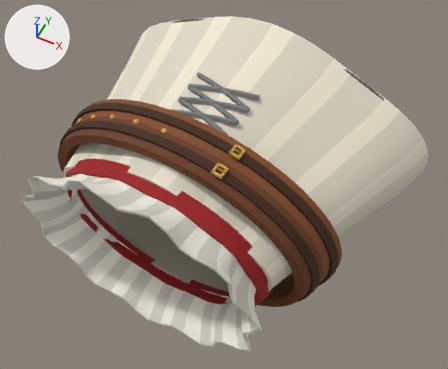
The FBX model Assets/ZonkContent/Art/Models/Sleeves/Sleeve_Pirate.fbx, before and after one commit.
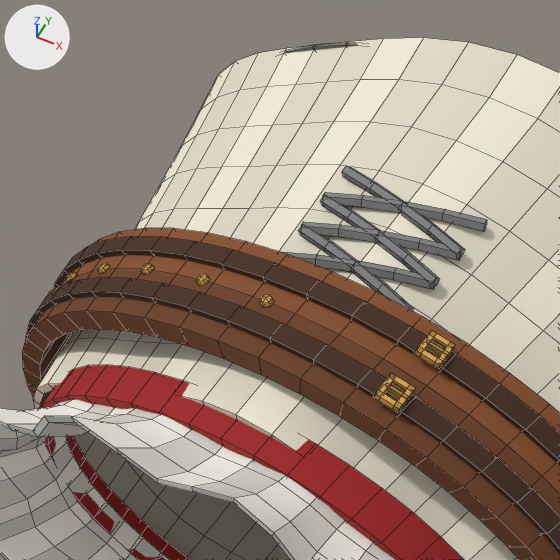
Old and new are each drawn whole from a camera (50 mm lens) standing at (0.618, -0.434, 1.497) and looking at (0.044, 0.715, 0.061) and again close up on the part from 11% to 65% of the width and 0% to 66% of the height. The lights are fixed; the arrows at upper left show +X, +Y and +Z. The last two pictures show the newer version. The close-ups show mesh edges as thin lines. Where no turn or scale is listed for an object, it has been applied to the vertices.

Objects in the first close-up: 'Sleeve_Pirate'.
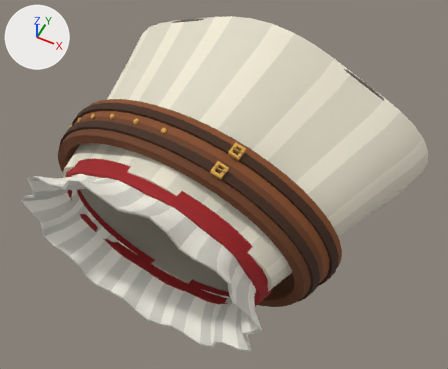
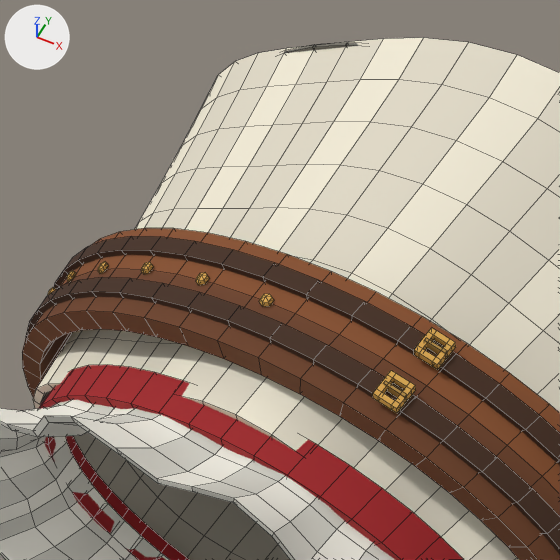
Where the change shows, as pixel boxes [x1, y1, x2, y2] in the close-ups (560 x 560 px; the box of a moved part takes in the faces that stretch with it):
part 1 of me_sleeve_pirate, deleted: before [282, 166, 487, 311]
part 2 of me_sleeve_pirate, moved or reshaped: before [374, 330, 456, 413]; after [373, 327, 456, 413]
part 3 of me_sleeve_pirate, moved or reshaped: before [48, 263, 274, 307]; after [48, 262, 274, 307]

What the commit changed:
me_sleeve_pirate is used by ob_sleeve_pirate; location (0.0, 0.0, 0.0).
me_sleeve_pirate had 2476 vertices, 2508 faces and spanned x -0.505..0.586, y 0.304..1.126, z -0.314..0.439.
me_sleeve_pirate now has 2325 vertices, 2376 faces and spans x -0.505..0.586, y 0.304..1.126, z -0.314..0.439.
me_sleeve_pirate part 1: 6 loose pieces with 150 vertices, spanning x -0.104..0.111, y 0.648..0.825, z 0.328..0.379, are deleted.
Part 2, on me_sleeve_pirate:
7 vertices are removed from x 0.109..0.157, y 0.507..0.581, z 0.344..0.358.
14 faces are deleted.
3 vertices in x 0.109..0.133, y 0.507..0.508, z 0.338..0.344 move by (-0.001, 0.0, -0.001).
3 vertices in x 0.136..0.143, y 0.541, z 0.339..0.341 move by (0.002, 0.0, 0.004).
64 vertices move from x 0.111..0.161, y 0.505..0.611, z 0.337..0.368 to x 0.108..0.161, y 0.506..0.611, z 0.335..0.372.
6 vertices are added at (0.114, 0.543, 0.351), (0.121, 0.542, 0.349), (0.115, 0.507, 0.35), (0.109, 0.508, 0.351), (0.156, 0.574, 0.349), (0.125, 0.576, 0.357).
14 new faces join them.
Part 3, on me_sleeve_pirate:
4 vertices are removed from x -0.33..-0.07, y 0.571..0.608, z 0.28..0.364.
18 faces are deleted.
6 vertices in x -0.444..-0.064, y 0.574..0.617, z 0.175..0.366 move by (0.0, 0.0, 0.002).
6 vertices in x -0.432..-0.157, y 0.584..0.617, z 0.183..0.347 move by (-0.001, 0.0, 0.001).
4 vertices in x -0.44..-0.381, y 0.612..0.625, z 0.171..0.24 move by (-0.002, 0.0, 0.001).
3 vertices in x -0.443..-0.39, y 0.618..0.627, z 0.176..0.239 move by (-0.001, 0.0, 0.002).
3 vertices in x -0.442..-0.386, y 0.614..0.62, z 0.181..0.242 move by (0.0, 0.0, 0.003).
52 vertices move from x -0.441..-0.056, y 0.568..0.629, z 0.178..0.365 to x -0.44..-0.056, y 0.568..0.629, z 0.179..0.367.
4 vertices are added at (-0.057, 0.57, 0.36), (-0.058, 0.57, 0.366), (-0.323, 0.594, 0.283), (-0.324, 0.595, 0.288).
18 new faces join them.
